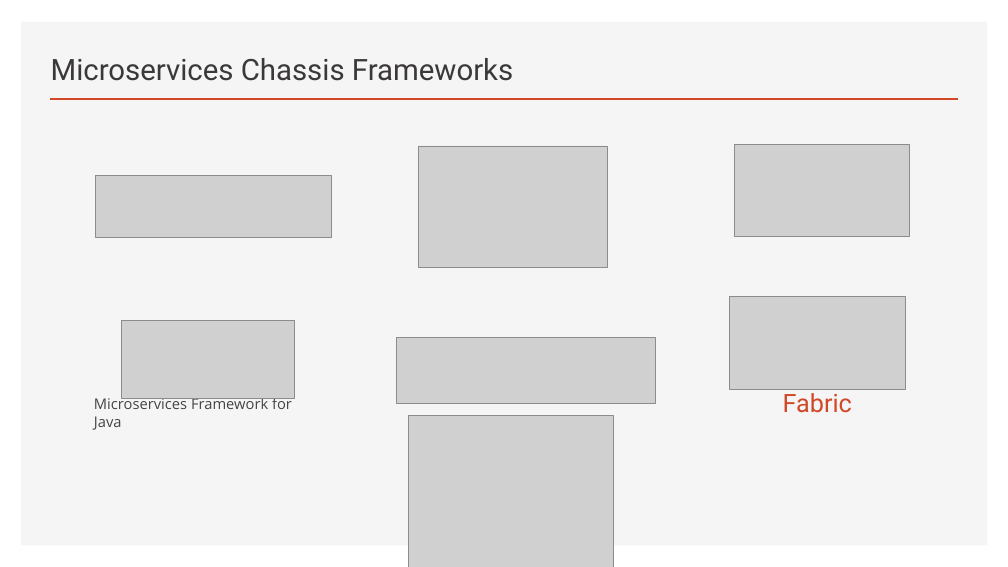
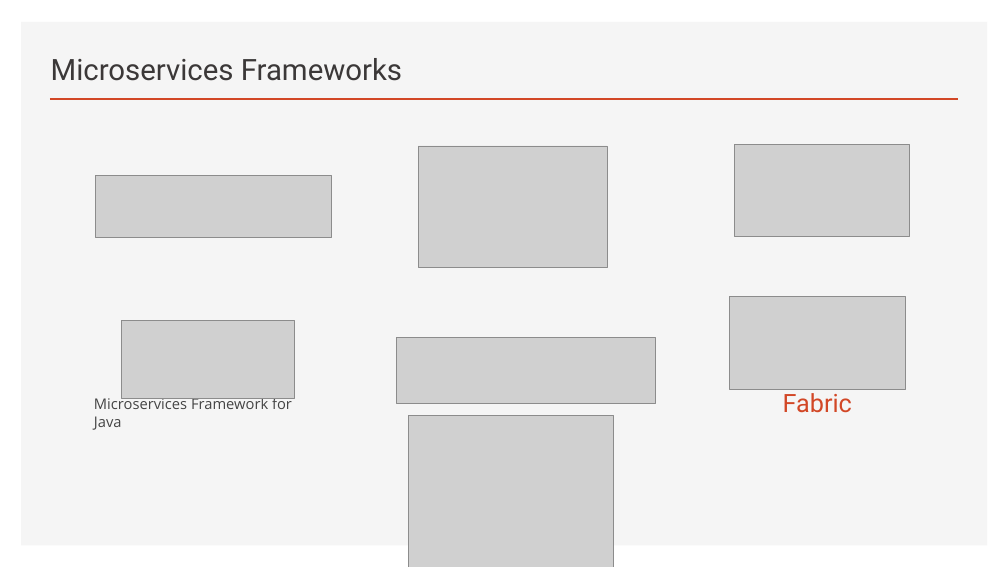
Before and after one commit to brianperera/EasyMaintain, a slide deck: slide 15 of Documents/MicroServices.pptx (slide 13 before the commit). Drawn at 1008x567 pixels with LibreOffice and Linux fonts; fonts in the diff are those of the drawing; grey boxes stand for pictures. Boxes give left, top, right and bottom in pixels: in the first picture for what was removed or moved away, otherwise in the second. Text is boxed around its words. In the diff, an @@ line names an element or a change of style, - is before the commit and + after.

```diff
--- a/Documents/MicroServices.pptx
+++ b/Documents/MicroServices.pptx
@@ title at (51,58,402,81): text changed @@
-Microservices Chassis Frameworks
+Microservices Frameworks
```
Also in this commit, not shown: 1 other slide changed, 3 slides added.
